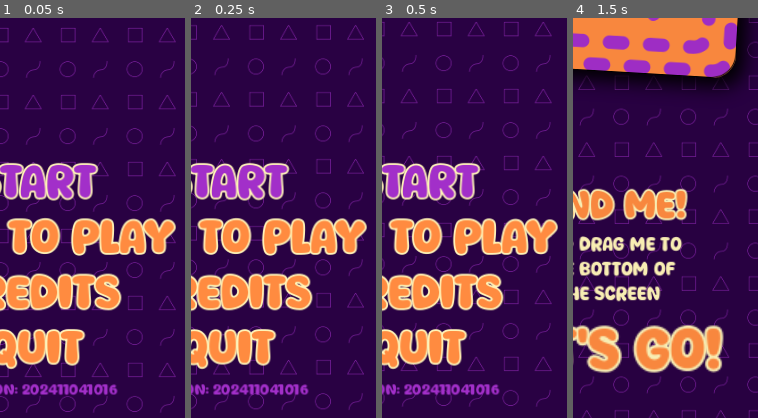
Above: before the commit, frames 1-4 (left to right).
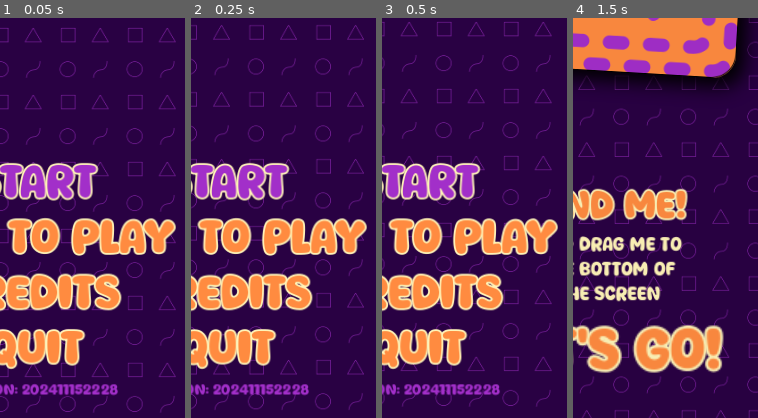
Above: after the commit, the same moments.

Repository: magopian/rummager
Game: Godot game, scene res://start_menu.tscn
Two runs of this game, one before a commit and one after it. Both use one fixed random seed, a clock stepped at 60 frames per second and the inputs below. Sound files missing from this copy of the repository are replaced by a short silence.
Inputs:
- Up to frame 1 (0.05 s): no input
- Up to frame 2 (0.25 s): no input
- Up to frame 3 (0.5 s): no input
- Up to frame 4 (1.5 s): click "START" at 0.5 s; click "Let's go!" at 1.25 s
The pictures show only the part of the screen within x 40-90%, y 50-100%; the shares and areas given below are measured in that part.

The runs differ from the first frame. In frame 1, 0.5% of the frame differs, in the area x 36-64%, y 91-95%; in frame 2, 0.5%; in frame 3, 0.5%; in frame 4, nothing differs.

Commit message:
Bump version number

Diff:
--- a/project.godot
+++ b/project.godot
@@ -11,7 +11,7 @@
 [application]
 
 config/name="Rummager"
-config/version="202411041016"
+config/version="202411152228"
 run/main_scene="res://start_menu.tscn"
 config/features=PackedStringArray("4.3", "Mobile")
 boot_splash/image="res://assets/boot_splash.png"
Not shown, changed: export_presets.cfg
